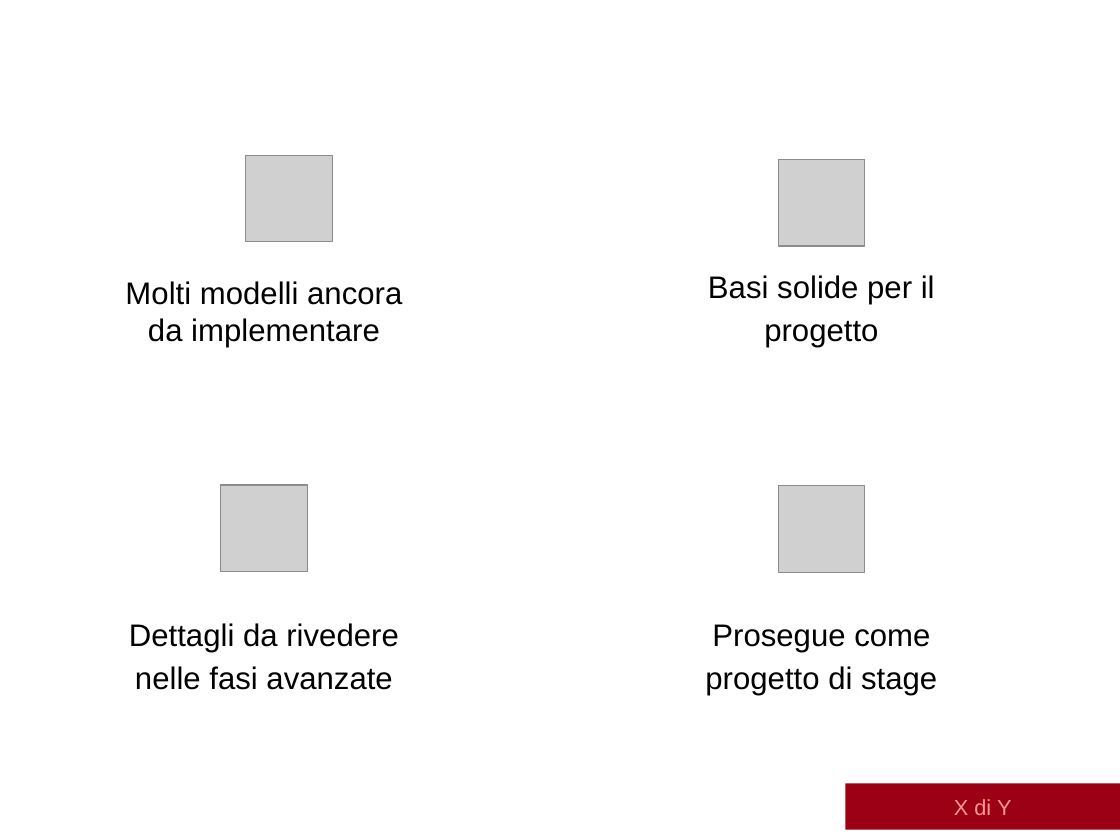
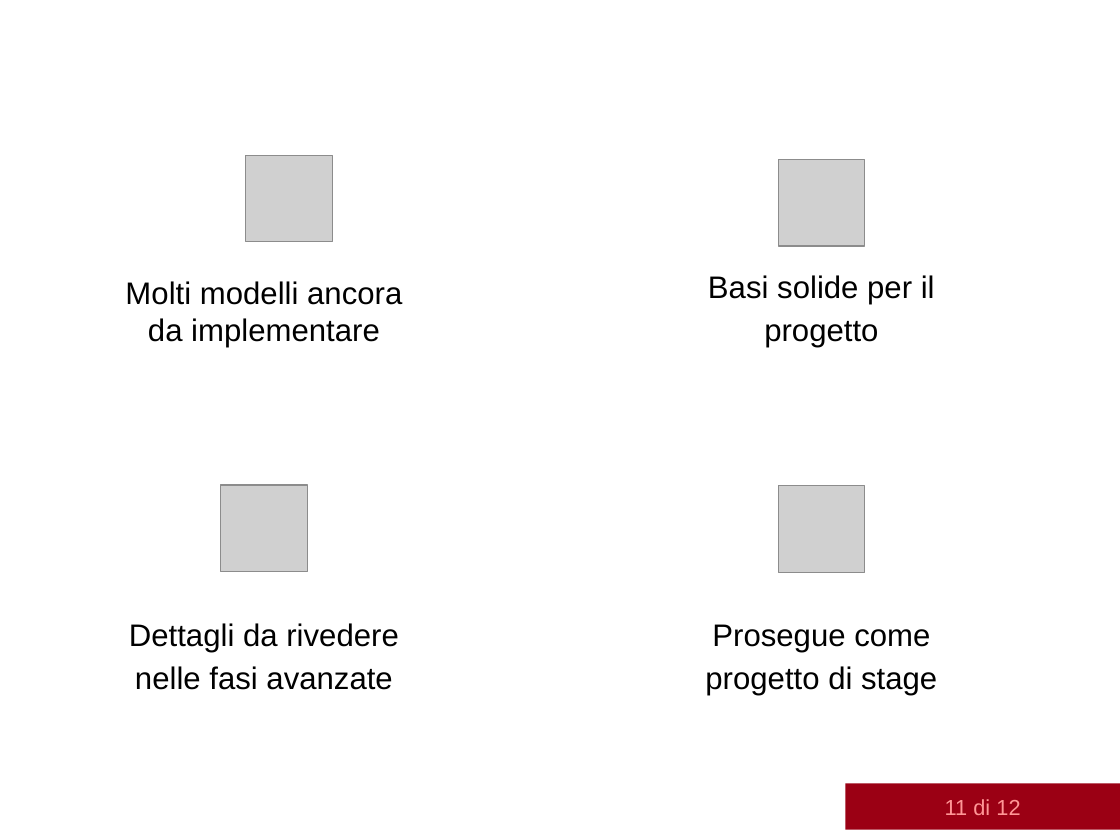
Before and after one commit to albertolazari/tesi, a slide deck: slide 11 of src/presentazione/slide-discussione.pptx. Drawn at 1120x840 pixels with LibreOffice and Linux fonts; fonts in the diff are those of the drawing; grey boxes stand for pictures; background and template pictures are left out. Boxes give left, top, right and bottom in pixels: in the first picture for what was removed or moved away, otherwise in the second. Text is boxed around its words. In the diff, an @@ line names an element or a change of style, - is before the commit and + after.

```diff
--- a/src/presentazione/slide-discussione.pptx
+++ b/src/presentazione/slide-discussione.pptx
@@ text in rectangle at (x1=945, y1=799, x2=1020, y2=815): text changed @@
-X di Y
+11 di 12
```
Also in this commit, not shown: 11 other slides changed.
